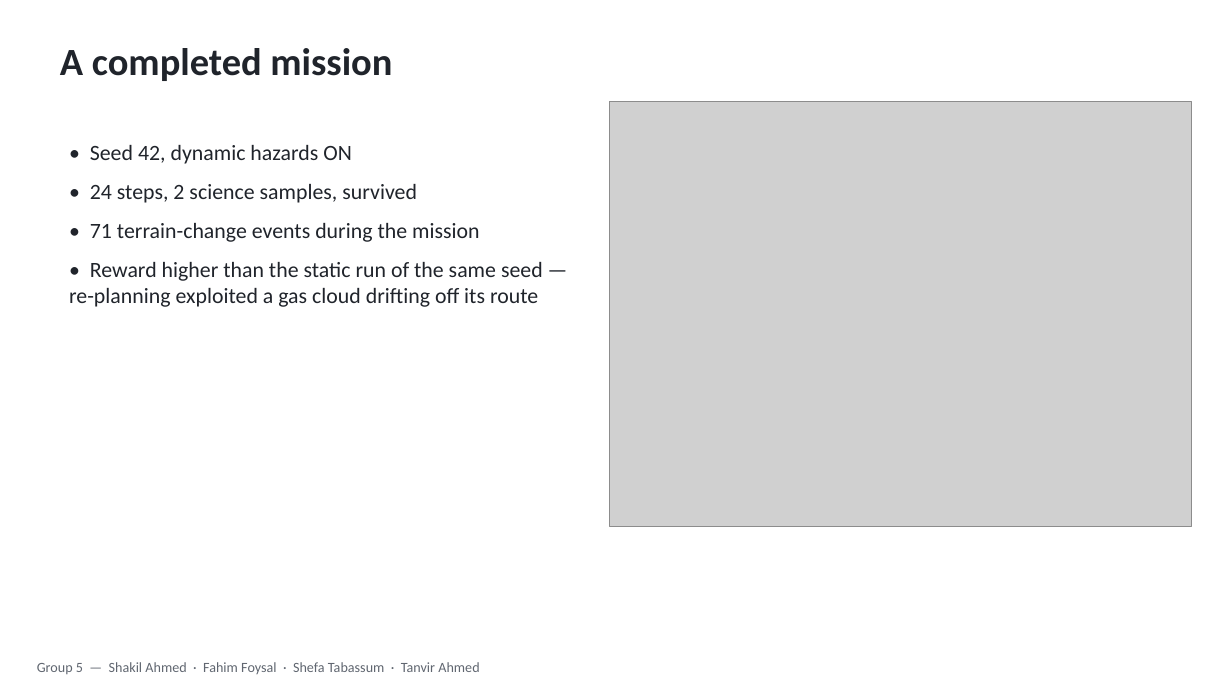
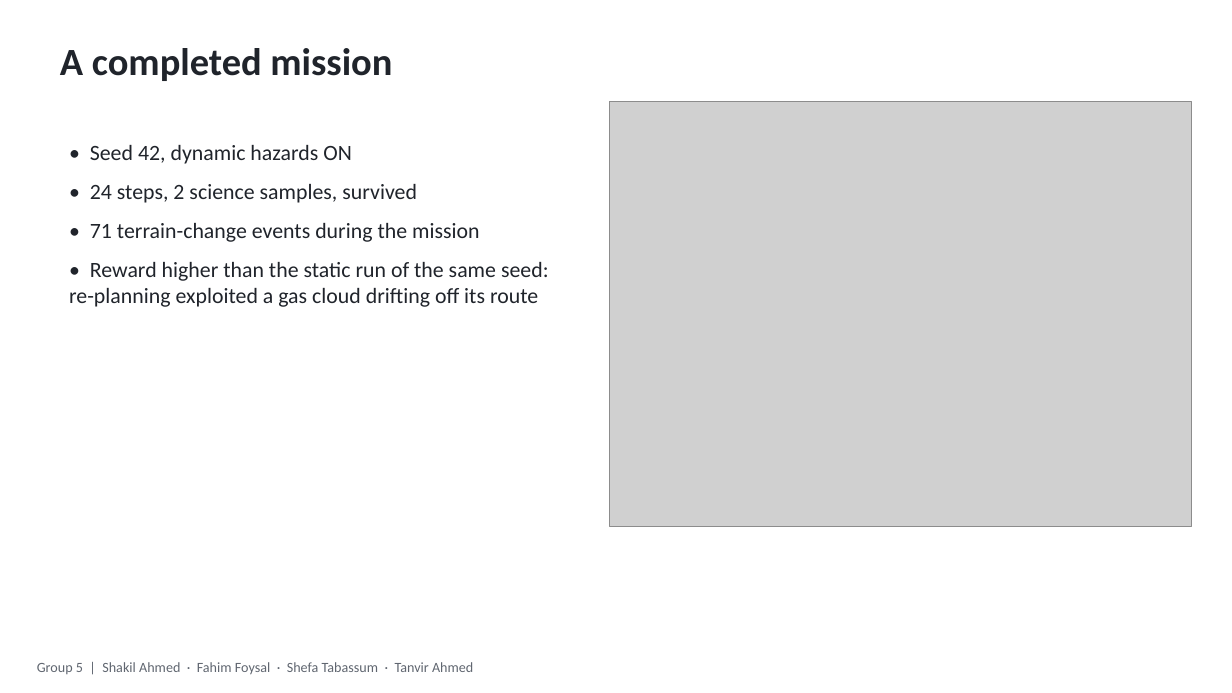
Before and after one commit to MRSHAKILS/Autonomous-Volcanic-Terrain-Exploration-Using-Markov-Decision-Process, a slide deck: slide 7 of others/final_presentation.pptx. Drawn at 1232x693 pixels with LibreOffice and Linux fonts; fonts in the diff are those of the drawing; grey boxes stand for pictures. Boxes give left, top, right and bottom in pixels: in the first picture for what was removed or moved away, otherwise in the second. Text is boxed around its words. In the diff, an @@ line names an element or a change of style, - is before the commit and + after.

```diff
--- a/others/final_presentation.pptx
+++ b/others/final_presentation.pptx
@@ text at (69, 262, 549, 307): text changed @@
-• Reward higher than the static run of the same seed — re-planning exploited a gas cloud drifting off its route
+• Reward higher than the static run of the same seed: re-planning exploited a gas cloud drifting off its route
@@ text at (37, 662, 473, 674): text changed @@
-Group 5 — Shakil Ahmed · Fahim Foysal · Shefa Tabassum · Tanvir Ahmed
+Group 5 | Shakil Ahmed · Fahim Foysal · Shefa Tabassum · Tanvir Ahmed
```
Also in this commit, not shown: 8 other slides changed, 11 other files.
